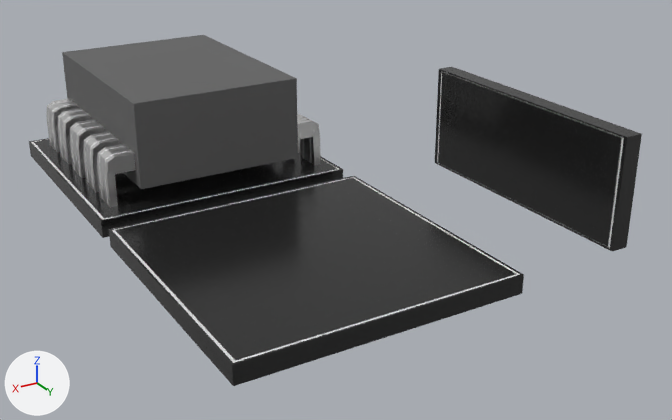
What one commit did to the FBX model Cyber Enviornment Blocks pack.fbx.
Both versions are drawn from a 50 mm lens placed at (40.1, 72.7, 41.0), pointed at (-10.1, -11.1, -0.9). Arrows for +X, +Y and +Z are at lower left; the lights stay in place.

Objects in the first picture: '1x1 Computer Chip Block', 'Basic 1x1 Floor', 'Basic 1x1 Wall'.
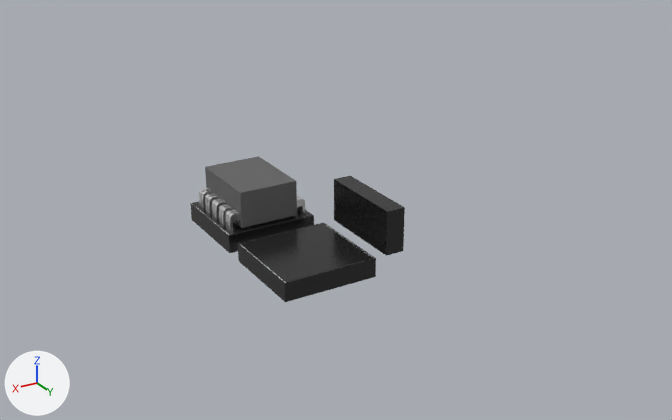
Boxes [x1, y1, x2, y2] around the edits, measured in the pictures (672 x 420 px; the box of a moved part takes in the faces that stretch with it):
'Basic 1x1 Floor', rescaled (67% narrower, 62% shorter)
    before: [109, 176, 524, 386]
    after: [238, 223, 376, 302]
'1x1 Computer Chip Block', reshaped, moved, rescaled (60% narrower, 52% shorter)
    before: [29, 35, 343, 238]
    after: [190, 156, 314, 253]
'Basic 1x1 Wall', moved, rescaled (65% narrower, 56% shorter)
    before: [435, 67, 642, 252]
    after: [334, 176, 405, 256]
part 1 of me_cube_018, moved or reshaped
    before: [62, 35, 298, 189]
    after: [205, 156, 297, 228]
part 2 of me_cube_018, moved or reshaped
    before: [70, 119, 104, 178]
    after: [212, 198, 225, 219]
part 3 of me_cube_018, moved or reshaped
    before: [47, 98, 73, 148]
    after: [199, 188, 210, 207]
part 4 of me_cube_018, moved or reshaped
    before: [58, 108, 85, 159]
    after: [205, 193, 216, 212]
part 5 of me_cube_018, moved or reshaped
    before: [83, 131, 114, 187]
    after: [219, 204, 230, 223]
part 6 of me_cube_018, moved or reshaped
    before: [97, 144, 129, 202]
    after: [226, 209, 236, 228]
part 7 of me_cube_018, moved or reshaped
    before: [102, 149, 136, 208]
    after: [228, 211, 240, 231]
part 8 of me_cube_018, moved or reshaped
    before: [88, 136, 119, 193]
    after: [221, 206, 232, 225]
part 9 of me_cube_018, moved or reshaped
    before: [61, 112, 90, 164]
    after: [207, 195, 218, 213]
part 10 of me_cube_018, moved or reshaped
    before: [50, 102, 78, 153]
    after: [201, 190, 212, 208]
part 11 of me_cube_018, moved or reshaped
    before: [297, 117, 321, 165]
    after: [297, 197, 305, 214]
part 12 of me_cube_018, moved or reshaped
    before: [297, 114, 308, 161]
    after: [297, 196, 301, 212]

What the commit changed:
me_cube_018 has 976 vertices, 888 faces and spans x -1.0..1.0, y -1.0..1.0, z -1.0..12.59.
me_cube_018 is used by ob_1x1_computer_chip_block; location (0.0, -32.5, 0.0); scale (15.0, 15.0, 1.0).
me_cube_018 part 1: the loose piece of 8 vertices spanning x -0.65..0.65, y -0.88..0.88, z 2.91..12.59 is scaled about its middle by (1, 1, 0.405), then moved by (0.0, 0.0, -4.57).
me_cube_018 part 2: the loose piece of 88 vertices spanning x 0.61..0.87, y -0.14..0.12, z -0.21..6.75 is scaled about its middle by (1, 1, 0.405), then moved by (0.0, 0.0, -1.9).
me_cube_018 part 3: the loose piece of 48 vertices spanning x 0.61..0.87, y -0.82..-0.69, z -0.21..6.75 is scaled about its middle by (1, 1, 0.405), then moved by (0.0, 0.0, -1.9).
me_cube_018 part 4: the loose piece of 48 vertices spanning x 0.61..0.87, y -0.48..-0.36, z -0.21..6.75 is scaled about its middle by (1, 1, 0.405), then moved by (0.0, 0.0, -1.9).
me_cube_018 part 5: the loose piece of 48 vertices spanning x 0.61..0.87, y 0.23..0.35, z -0.21..6.75 is scaled about its middle by (1, 1, 0.405), then moved by (0.0, 0.0, -1.9).
me_cube_018 part 6: the loose piece of 48 vertices spanning x 0.61..0.87, y 0.56..0.69, z -0.21..6.75 is scaled about its middle by (1, 1, 0.405), then moved by (0.0, 0.0, -1.9).
me_cube_018 part 7: the loose piece of 48 vertices spanning x 0.61..0.87, y 0.68..0.8, z -0.21..6.75 is scaled about its middle by (1, 1, 0.405), then moved by (0.0, 0.0, -1.9).
me_cube_018 part 8: the loose piece of 48 vertices spanning x 0.61..0.87, y 0.34..0.47, z -0.21..6.75 is scaled about its middle by (1, 1, 0.405), then moved by (0.0, 0.0, -1.9).
me_cube_018 part 9: the loose piece of 48 vertices spanning x 0.61..0.87, y -0.37..-0.24, z -0.21..6.75 is scaled about its middle by (1, 1, 0.405), then moved by (0.0, 0.0, -1.9).
me_cube_018 part 10: the loose piece of 48 vertices spanning x 0.61..0.87, y -0.71..-0.58, z -0.21..6.75 is scaled about its middle by (1, 1, 0.405), then moved by (0.0, 0.0, -1.9).
me_cube_018 part 11: the loose piece of 48 vertices spanning x -0.9..-0.65, y 0.68..0.81, z -0.21..6.75 is scaled about its middle by (1, 1, 0.405), then moved by (0.0, 0.0, -1.9).
me_cube_018 part 12: the loose piece of 48 vertices spanning x -0.9..-0.65, y 0.57..0.7, z -0.21..6.75 is scaled about its middle by (1, 1, 0.405), then moved by (0.0, 0.0, -1.9).
Object '1x1 Computer Chip Block' (ob_1x1_computer_chip_block) moves from (0.0, -32.5, 0.0) to (0.0, -12.12, 0.0).
Object '1x1 Computer Chip Block' (ob_1x1_computer_chip_block) is rescaled from (15.0, 15.0, 1.0) to (5.0, 5.0, 1.0).
Object 'Basic 1x1 Wall' (ob_basic_1x1_wall) moves from (-28.38, -0.66, 6.11) to (-7.23, -0.01, 3.32).
Object 'Basic 1x1 Wall' (ob_basic_1x1_wall) is rescaled from (15.0, 1.0, 6.07) to (5.0, 1.0, 2.34).
Object 'Basic 1x1 Floor' (ob_basic_1x1_floor) is rescaled from (15.0, 15.0, 1.0) to (5.0, 5.0, 1.0).
